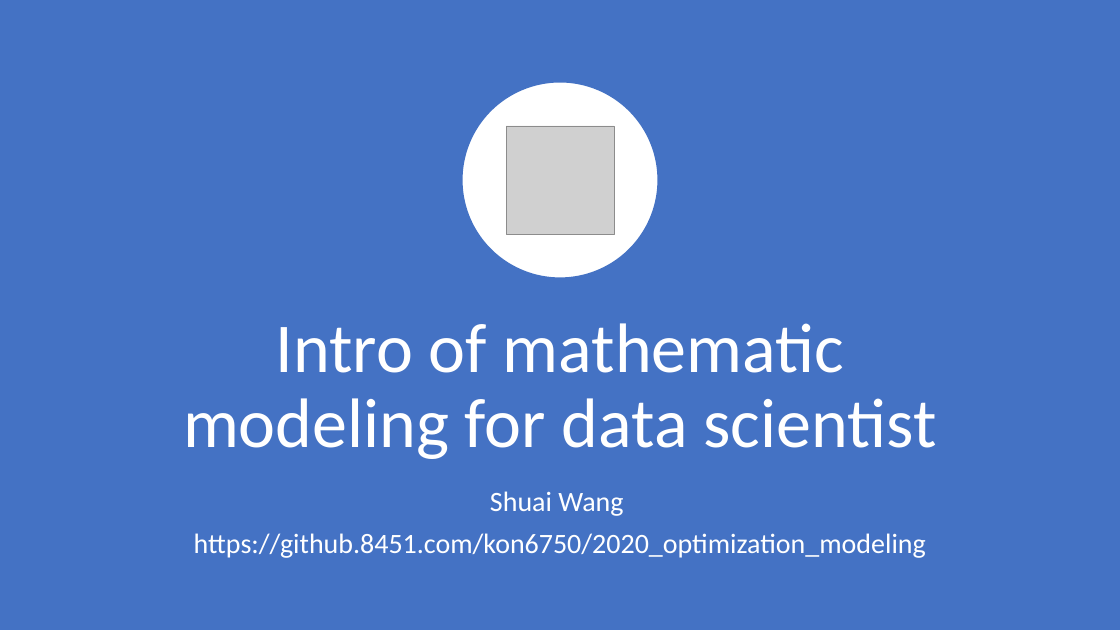
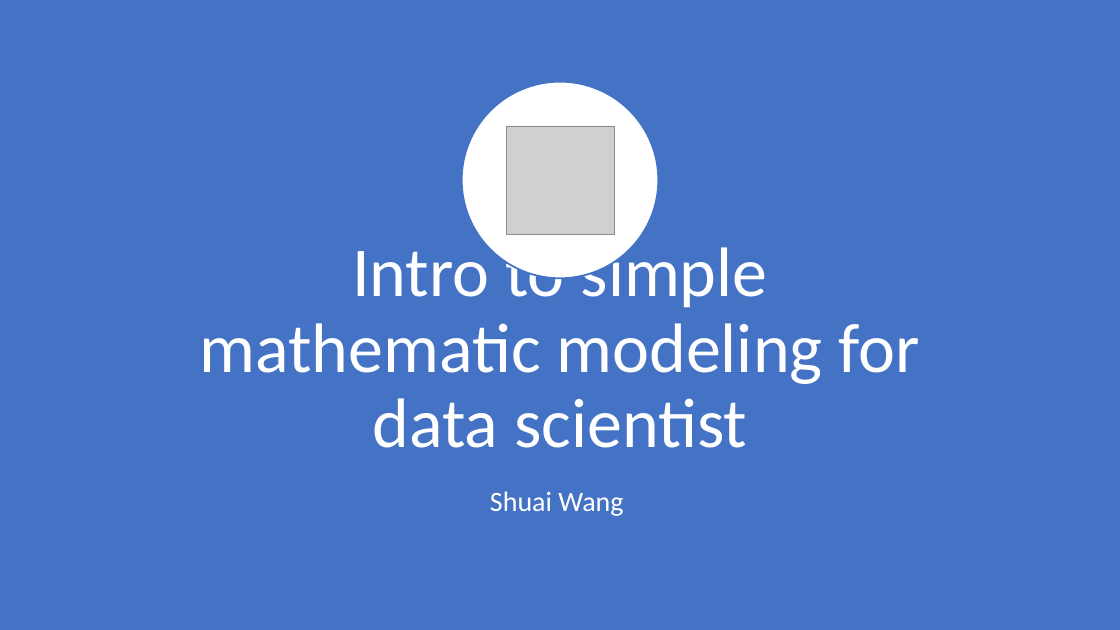
Before and after one commit to shuaiwang88/optimization_modeling_class_using_R_Pyomo, a slide deck: slide 1 of Intro of mathematic modeling for data scientist.pptx. Drawn at 1120x630 pixels with LibreOffice and Linux fonts; fonts in the diff are those of the drawing; grey boxes stand for pictures. Boxes give left, top, right and bottom in pixels: in the first picture for what was removed or moved away, otherwise in the second. Text is boxed around its words. In the diff, an @@ line names an element or a change of style, - is before the commit and + after.

```diff
--- a/Intro of mathematic modeling for data scientist.pptx
+++ b/Intro of mathematic modeling for data scientist.pptx
@@ title at bbox=[200, 238, 920, 448]: text changed @@
-Intro of mathematic modeling for data scientist
+Intro to simple mathematic modeling for data scientist
@@ subtitle at bbox=[194, 533, 926, 558]: paragraph removed @@
-https://github.8451.com/kon6750/2020_optimization_modeling
```
Also in this commit, not shown: 6 other slides changed, 2 slides added, 1 slide removed, 7 other files.
